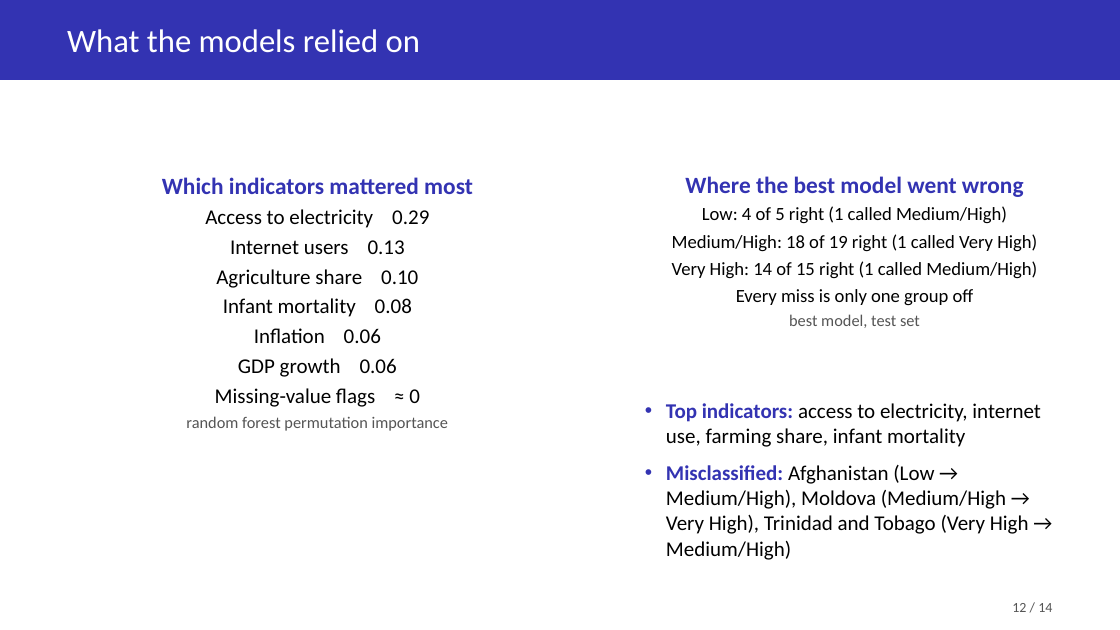
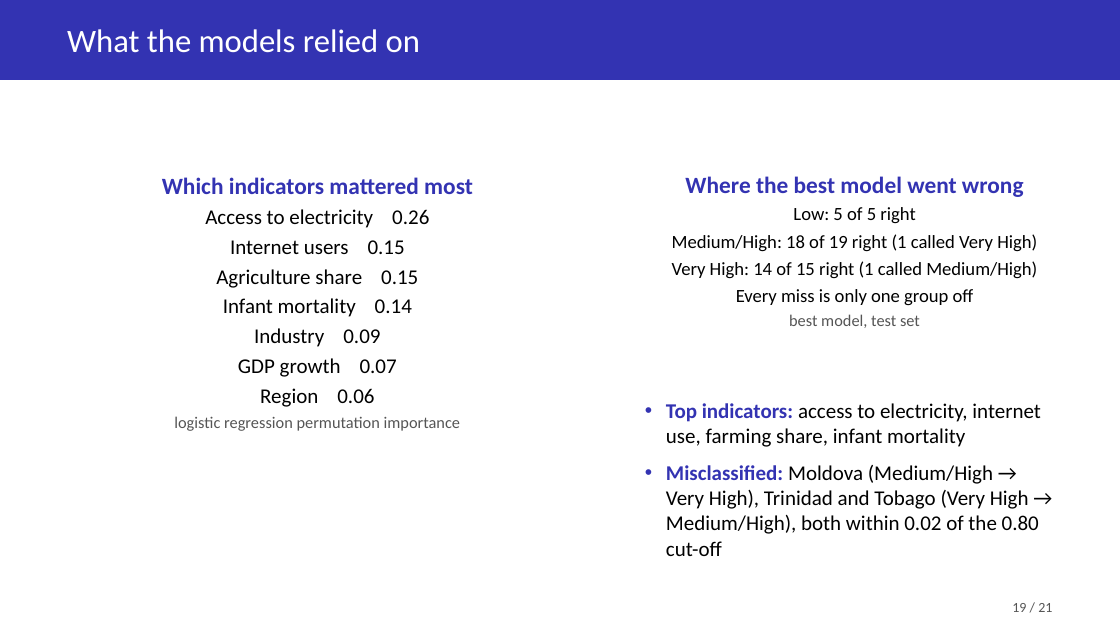
Before and after one commit to Soemon007/DS203_GroupProject, a slide deck: slide 19 of deliverables/DS203_Slides.pptx (slide 12 before the commit). Drawn at 1120x630 pixels with LibreOffice and Linux fonts; fonts in the diff are those of the drawing. Boxes give left, top, right and bottom in pixels: in the first picture for what was removed or moved away, otherwise in the second. Text is boxed around its words. In the diff, an @@ line names an element or a change of style, - is before the commit and + after.

```diff
--- a/deliverables/DS203_Slides.pptx
+++ b/deliverables/DS203_Slides.pptx
@@ text at (x1=174, y1=209, x2=460, y2=431): text changed @@
-Access to electricity 0.29
-Internet users 0.13
-Agriculture share 0.10
-Infant mortality 0.08
-Inflation 0.06
-GDP growth 0.06
-Missing-value flags ≈ 0
-random forest permutation importance
+Access to electricity 0.26
+Internet users 0.15
+Agriculture share 0.15
+Infant mortality 0.14
+Industry 0.09
+GDP growth 0.07
+Region 0.06
+logistic regression permutation importance
@@ text at (x1=793, y1=207, x2=915, y2=224): text changed @@
-Low: 4 of 5 right (1 called Medium/High)
+Low: 5 of 5 right
@@ text at (x1=666, y1=465, x2=1039, y2=556): text changed @@
-• Misclassified: Afghanistan (Low → Medium/High), Moldova (Medium/High → Very High), Trinidad and Tobago (Very High → Medium/High)
+• Misclassified: Moldova (Medium/High → Very High), Trinidad and Tobago (Very High → Medium/High), both within 0.02 of the 0.80 cut-off
@@ text at (x1=1012, y1=603, x2=1052, y2=612): text changed @@
-12 / 14
+19 / 21
```
Also in this commit, not shown: 11 other slides changed, 7 slides added.
